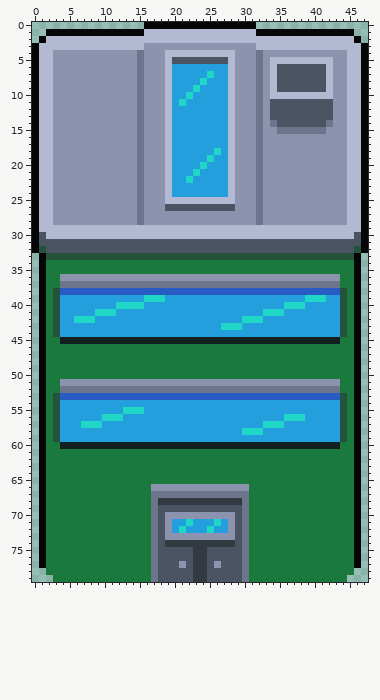
A sprite sheet gets an edit: Jogo_jam/Cidade/predio_2.png. That is the earlier state.
The file is 48x80 pixels.
And afterwards:
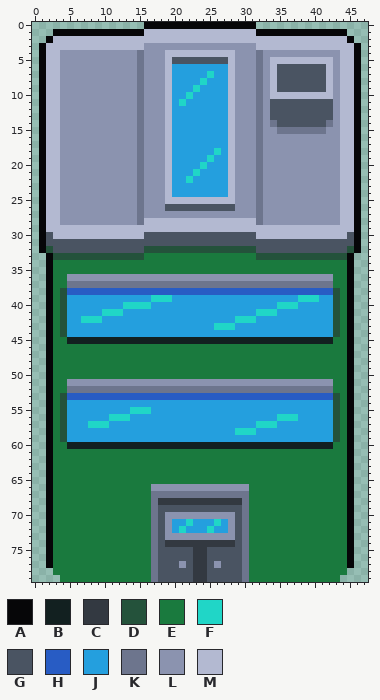
Palette (. is transparent): A #060608  B #122020  C #333941  D #24523b  E #1a7a3e  F #20d6c7  G #4a5462  H #285cc4  J #249fde  K #6d758d  L #8b93af  M #b3b9d1
What changed:
y 1: x 2 A -> .; x 45 A -> .
y 2: x 1..2 AM -> .A; x 45..46 MA -> A.
y 3: x 0..1 AM -> .A; x 46..47 MA -> A.
y 4..27: x 0..1 AM -> .A; x 3 L -> M; x 44 L -> M; x 46..47 MA -> A.
y 28: x 0..1 AM -> .A; x 3 L -> M; x 16..31 LLLLLLLLLLLLLLLL -> MMMMMMMMMMMMMMMM; x 44 L -> M; x 46..47 MA -> A.
y 29: x 0..1 AM -> .A; x 46..47 MA -> A.
y 30: x 0..2 AGM -> .AG; x 16..31 MMMMMMMMMMMMMMMM -> GGGGGGGGGGGGGGGG; x 45..47 MGA -> GA.
y 31: x 0..1 AG -> .A; x 46..47 GA -> A.
y 32: x 0..2 ADG -> .AD; x 16..31 GGGGGGGGGGGGGGGG -> DDDDDDDDDDDDDDDD; x 45..47 GDA -> DA.
y 33: x 1..2 AD -> .A; x 16..31 DDDDDDDDDDDDDDDD -> EEEEEEEEEEEEEEEE; x 45..46 DA -> A.
y 34..35: x 1..2 AE -> .A; x 45..46 EA -> A.
y 36: x 1..2 AE -> .A; x 4 L -> E; x 43 L -> E; x 45..46 EA -> A.
y 37: x 1..2 AE -> .A; x 4 K -> E; x 43 K -> E; x 45..46 EA -> A.
y 38: x 1..4 AEDH -> .AED; x 43..46 HDEA -> DEA.
y 39: x 1..4 AEDJ -> .AED; x 16 F -> J; x 19 J -> F; x 38 J -> F; x 41 F -> J; x 43..46 JDEA -> DEA.
y 40: x 1..4 AEDJ -> .AED; x 12 F -> J; x 16 J -> F; x 35 J -> F; x 38 F -> J; x 43..46 JDEA -> DEA.
y 41: x 1..4 AEDJ -> .AED; x 9 F -> J; x 12 J -> F; x 32 J -> F; x 35 F -> J; x 43..46 JDEA -> DEA.
y 42: x 1..4 AEDJ -> .AED; x 6 F -> J; x 9 J -> F; x 29 J -> F; x 32 F -> J; x 43..46 JDEA -> DEA.
y 43: x 1..4 AEDJ -> .AED; x 26 J -> F; x 29 F -> J; x 43..46 JDEA -> DEA.
y 44: x 1..4 AEDJ -> .AED; x 43..46 JDEA -> DEA.
y 45: x 1..2 AE -> .A; x 4 B -> E; x 43 B -> E; x 45..46 EA -> A.
y 46..50: x 1..2 AE -> .A; x 45..46 EA -> A.
y 51: x 1..2 AE -> .A; x 4 L -> E; x 43 L -> E; x 45..46 EA -> A.
y 52: x 1..2 AE -> .A; x 4 K -> E; x 43 K -> E; x 45..46 EA -> A.
y 53: x 1..4 AEDH -> .AED; x 43..46 HDEA -> DEA.
y 54: x 1..4 AEDJ -> .AED; x 43..46 JDEA -> DEA.
y 55: x 1..4 AEDJ -> .AED; x 13 F -> J; x 16 J -> F; x 43..46 JDEA -> DEA.
y 56: x 1..4 AEDJ -> .AED; x 10 F -> J; x 13 J -> F; x 35 J -> F; x 38 F -> J; x 43..46 JDEA -> DEA.
y 57: x 1..4 AEDJ -> .AED; x 7 F -> J; x 10 J -> F; x 32 J -> F; x 35 F -> J; x 43..46 JDEA -> DEA.
y 58: x 1..4 AEDJ -> .AED; x 29 J -> F; x 32 F -> J; x 43..46 JDEA -> DEA.
y 59: x 1..4 AEDJ -> .AED; x 43..46 JDEA -> DEA.
y 60: x 1..2 AE -> .A; x 4 B -> E; x 43 B -> E; x 45..46 EA -> A.
y 61..77: x 1..2 AE -> .A; x 45..46 EA -> A.
y 78: x 2 E -> .; x 45 E -> .
y 79: x 3 E -> .; x 44 E -> .
Changed places in both pictures, as pixel boxes (x1, y1, x2, y2):
changed: (32, 29, 368, 582)
